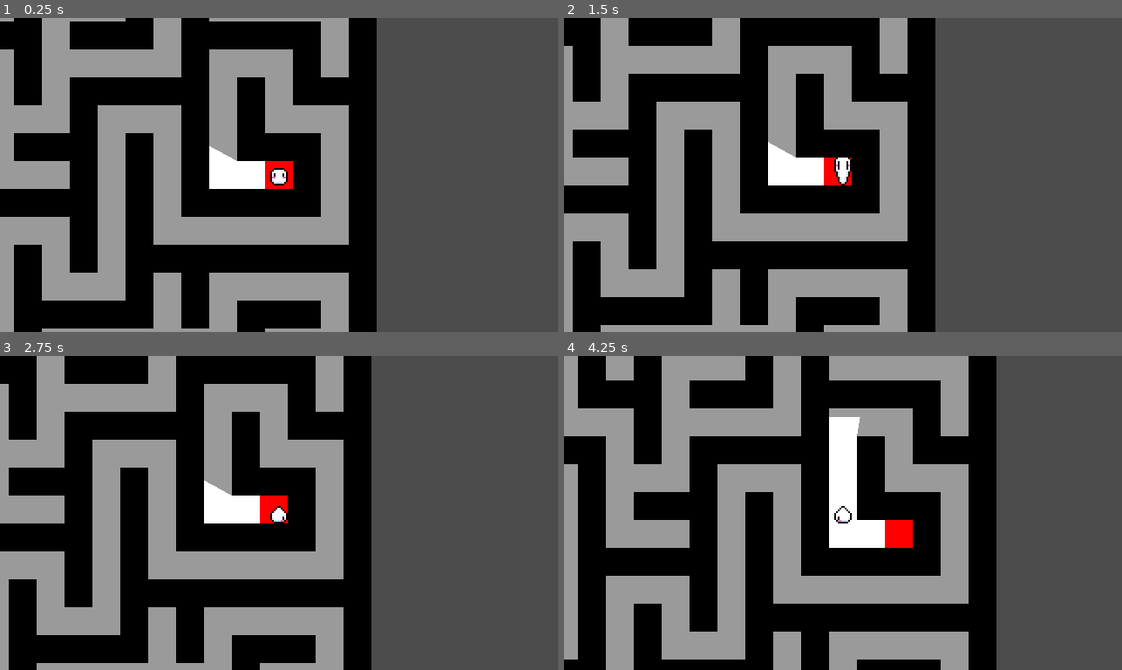
Above: before the commit, frames 1-4 (two rows, left to right).
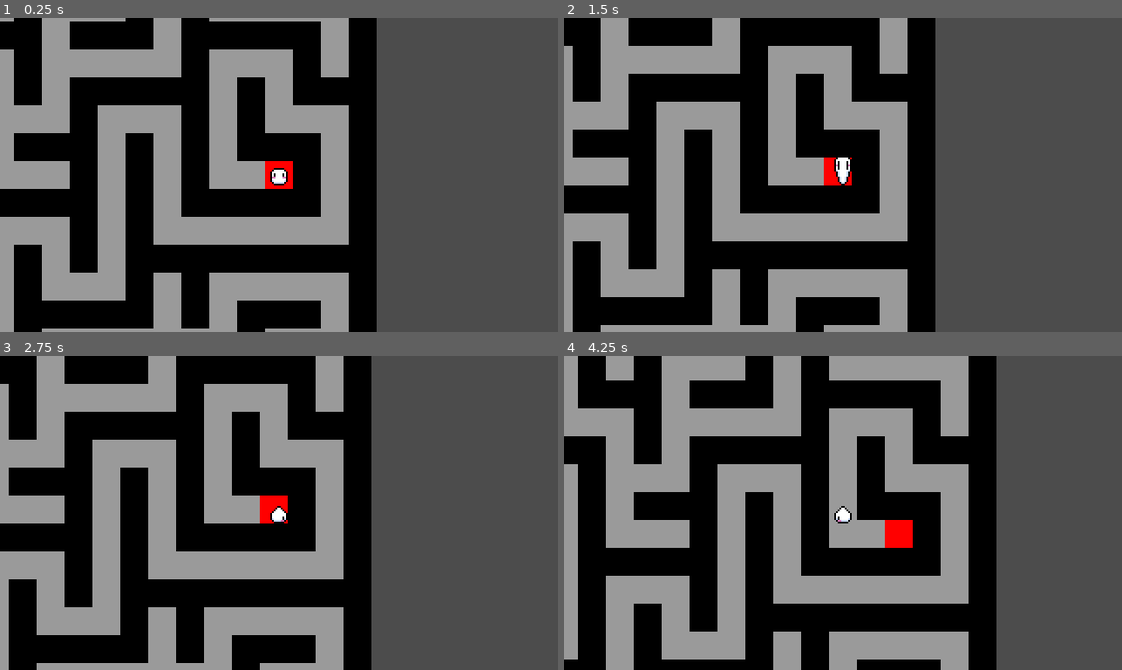
Above: after the commit, the same moments.

Repository: CaptFurball/thing-three
Game: Godot game, scene res://world.tscn
The game is run twice, just before and just after one commit, with the same random seed, the same clock (stepped at 60 frames per second) and the same inputs. Before the commit the project has no main scene; this scene is started directly in both runs.
Inputs:
- Up to frame 1 (0.25 s): no input
- Up to frame 2 (1.5 s): tap Enter at 0.5 s; hold D (move_right) 0.53-1.28 s; hold S (move_down) from 1.28 s (still down)
- Up to frame 3 (2.75 s): release S (move_down) at 2.03 s; hold D (move_right) from 2.03 s (still down)
- Up to frame 4 (4.25 s): release D (move_right) at 2.78 s; hold W (move_up) 2.78-3.53 s; hold A (move_left) from 3.53 s (still down)

The runs differ from the first frame. In frame 1, 1.0% of the frame differs, in the area x 37-48%, y 40-55%; in frame 2, 1.0%; in frame 3, 1.0%; in frame 4, 2.4%, in the area x 47-58%, y 19-62%.

Commit message:
Fix pixel flickering

Diff:
--- a/player.tscn
+++ b/player.tscn
@@ -4,176 +4,176 @@
 [ext_resource path="res://assets/pixel.png" type="Texture" id=2]
 [ext_resource path="res://assets/light.png" type="Texture" id=3]
 
+[sub_resource type="AtlasTexture" id=1]
+atlas = ExtResource( 2 )
+region = Rect2( 240, 0, 16, 24 )
+
 [sub_resource type="AtlasTexture" id=2]
 atlas = ExtResource( 2 )
-region = Rect2( 240, 0, 16, 24 )
+region = Rect2( 256, 0, 16, 24 )
 
 [sub_resource type="AtlasTexture" id=3]
 atlas = ExtResource( 2 )
-region = Rect2( 256, 0, 16, 24 )
+region = Rect2( 272, 0, 16, 24 )
 
 [sub_resource type="AtlasTexture" id=4]
 atlas = ExtResource( 2 )
-region = Rect2( 272, 0, 16, 24 )
+region = Rect2( 288, 0, 16, 24 )
 
 [sub_resource type="AtlasTexture" id=5]
 atlas = ExtResource( 2 )
-region = Rect2( 288, 0, 16, 24 )
+region = Rect2( 304, 0, 16, 24 )
 
 [sub_resource type="AtlasTexture" id=6]
 atlas = ExtResource( 2 )
-region = Rect2( 304, 0, 16, 24 )
+region = Rect2( 320, 0, 16, 24 )
 
 [sub_resource type="AtlasTexture" id=7]
 atlas = ExtResource( 2 )
-region = Rect2( 320, 0, 16, 24 )
+region = Rect2( 336, 0, 16, 24 )
 
 [sub_resource type="AtlasTexture" id=8]
 atlas = ExtResource( 2 )
-region = Rect2( 336, 0, 16, 24 )
-
-[sub_resource type="AtlasTexture" id=36]
+region = Rect2( 352, 0, 16, 24 )
+
+[sub_resource type="AtlasTexture" id=9]
+atlas = ExtResource( 2 )
+region = Rect2( 368, 0, 16, 24 )
+
+[sub_resource type="AtlasTexture" id=10]
+atlas = ExtResource( 2 )
+region = Rect2( 384, 0, 16, 24 )
+
+[sub_resource type="AtlasTexture" id=11]
+atlas = ExtResource( 2 )
+region = Rect2( 400, 0, 16, 24 )
+
+[sub_resource type="AtlasTexture" id=12]
+atlas = ExtResource( 2 )
+region = Rect2( 416, 0, 16, 24 )
+
+[sub_resource type="AtlasTexture" id=13]
+atlas = ExtResource( 2 )
+region = Rect2( 432, 0, 16, 24 )
+
+[sub_resource type="AtlasTexture" id=14]
+atlas = ExtResource( 2 )
+region = Rect2( 448, 0, 16, 24 )
+
+[sub_resource type="AtlasTexture" id=15]
+atlas = ExtResource( 2 )
+region = Rect2( 464, 0, 16, 24 )
+
+[sub_resource type="AtlasTexture" id=16]
+atlas = ExtResource( 2 )
+region = Rect2( 480, 0, 16, 24 )
+
+[sub_resource type="AtlasTexture" id=17]
+atlas = ExtResource( 2 )
+region = Rect2( 496, 0, 16, 24 )
+
+[sub_resource type="AtlasTexture" id=18]
+atlas = ExtResource( 2 )
+region = Rect2( 512, 0, 16, 24 )
+
+[sub_resource type="AtlasTexture" id=19]
+atlas = ExtResource( 2 )
+region = Rect2( 528, 0, 16, 24 )
+
+[sub_resource type="AtlasTexture" id=20]
+atlas = ExtResource( 2 )
+region = Rect2( 128, 0, 16, 24 )
+
+[sub_resource type="AtlasTexture" id=21]
+atlas = ExtResource( 2 )
+region = Rect2( 144, 0, 16, 24 )
+
+[sub_resource type="AtlasTexture" id=22]
+atlas = ExtResource( 2 )
+region = Rect2( 160, 0, 16, 24 )
+
+[sub_resource type="AtlasTexture" id=23]
+atlas = ExtResource( 2 )
+region = Rect2( 176, 0, 16, 24 )
+
+[sub_resource type="AtlasTexture" id=24]
+atlas = ExtResource( 2 )
+region = Rect2( 192, 0, 16, 24 )
+
+[sub_resource type="AtlasTexture" id=25]
+atlas = ExtResource( 2 )
+region = Rect2( 208, 0, 16, 24 )
+
+[sub_resource type="AtlasTexture" id=26]
+atlas = ExtResource( 2 )
+region = Rect2( 224, 0, 16, 24 )
+
+[sub_resource type="AtlasTexture" id=27]
 atlas = ExtResource( 2 )
 region = Rect2( 16, 0, 16, 24 )
 
-[sub_resource type="AtlasTexture" id=9]
+[sub_resource type="AtlasTexture" id=28]
 atlas = ExtResource( 2 )
 region = Rect2( 32, 0, 16, 24 )
 
-[sub_resource type="AtlasTexture" id=10]
+[sub_resource type="AtlasTexture" id=29]
 atlas = ExtResource( 2 )
 region = Rect2( 48, 0, 16, 24 )
 
-[sub_resource type="AtlasTexture" id=11]
+[sub_resource type="AtlasTexture" id=30]
 atlas = ExtResource( 2 )
 region = Rect2( 64, 0, 16, 24 )
 
-[sub_resource type="AtlasTexture" id=12]
+[sub_resource type="AtlasTexture" id=31]
 atlas = ExtResource( 2 )
 region = Rect2( 80, 0, 16, 24 )
 
-[sub_resource type="AtlasTexture" id=13]
+[sub_resource type="AtlasTexture" id=32]
 atlas = ExtResource( 2 )
 region = Rect2( 96, 0, 16, 24 )
 
-[sub_resource type="AtlasTexture" id=14]
+[sub_resource type="AtlasTexture" id=33]
 atlas = ExtResource( 2 )
 region = Rect2( 112, 0, 16, 24 )
 
-[sub_resource type="AtlasTexture" id=15]
-atlas = ExtResource( 2 )
-region = Rect2( 128, 0, 16, 24 )
-
-[sub_resource type="AtlasTexture" id=16]
-atlas = ExtResource( 2 )
-region = Rect2( 144, 0, 16, 24 )
-
-[sub_resource type="AtlasTexture" id=17]
-atlas = ExtResource( 2 )
-region = Rect2( 160, 0, 16, 24 )
-
-[sub_resource type="AtlasTexture" id=18]
-atlas = ExtResource( 2 )
-region = Rect2( 176, 0, 16, 24 )
-
-[sub_resource type="AtlasTexture" id=19]
-atlas = ExtResource( 2 )
-region = Rect2( 192, 0, 16, 24 )
-
-[sub_resource type="AtlasTexture" id=20]
-atlas = ExtResource( 2 )
-region = Rect2( 208, 0, 16, 24 )
-
-[sub_resource type="AtlasTexture" id=21]
-atlas = ExtResource( 2 )
-region = Rect2( 224, 0, 16, 24 )
-
-[sub_resource type="AtlasTexture" id=22]
+[sub_resource type="AtlasTexture" id=34]
 atlas = ExtResource( 2 )
 region = Rect2( 0, 0, 16, 24 )
-
-[sub_resource type="AtlasTexture" id=23]
-atlas = ExtResource( 2 )
-region = Rect2( 400, 0, 16, 24 )
-
-[sub_resource type="AtlasTexture" id=24]
-atlas = ExtResource( 2 )
-region = Rect2( 416, 0, 16, 24 )
-
-[sub_resource type="AtlasTexture" id=25]
-atlas = ExtResource( 2 )
-region = Rect2( 432, 0, 16, 24 )
-
-[sub_resource type="AtlasTexture" id=26]
-atlas = ExtResource( 2 )
-region = Rect2( 448, 0, 16, 24 )
-
-[sub_resource type="AtlasTexture" id=27]
-atlas = ExtResource( 2 )
-region = Rect2( 464, 0, 16, 24 )
-
-[sub_resource type="AtlasTexture" id=28]
-atlas = ExtResource( 2 )
-region = Rect2( 480, 0, 16, 24 )
-
-[sub_resource type="AtlasTexture" id=29]
-atlas = ExtResource( 2 )
-region = Rect2( 496, 0, 16, 24 )
-
-[sub_resource type="AtlasTexture" id=30]
-atlas = ExtResource( 2 )
-region = Rect2( 512, 0, 16, 24 )
-
-[sub_resource type="AtlasTexture" id=31]
-atlas = ExtResource( 2 )
-region = Rect2( 528, 0, 16, 24 )
-
-[sub_resource type="AtlasTexture" id=32]
-atlas = ExtResource( 2 )
-region = Rect2( 352, 0, 16, 24 )
-
-[sub_resource type="AtlasTexture" id=33]
-atlas = ExtResource( 2 )
-region = Rect2( 368, 0, 16, 24 )
-
-[sub_resource type="AtlasTexture" id=34]
-atlas = ExtResource( 2 )
-region = Rect2( 384, 0, 16, 24 )
 
 [sub_resource type="SpriteFrames" id=35]
 animations = [ {
-"frames": [ SubResource( 2 ), SubResource( 3 ), SubResource( 4 ), SubResource( 5 ), SubResource( 6 ), SubResource( 7 ), SubResource( 8 ) ],
+"frames": [ SubResource( 1 ), SubResource( 2 ), SubResource( 3 ), SubResource( 4 ), SubResource( 5 ), SubResource( 6 ), SubResource( 7 ) ],
 "loop": true,
 "name": "bounce_back",
 "speed": 10.0
 }, {
-"frames": [ SubResource( 36 ), SubResource( 9 ), SubResource( 10 ), SubResource( 11 ), SubResource( 12 ), SubResource( 13 ), SubResource( 14 ) ],
+"frames": [ SubResource( 8 ), SubResource( 9 ), SubResource( 10 ) ],
+"loop": true,
+"name": "idle_2",
+"speed": 10.0
+}, {
+"frames": [ SubResource( 11 ), SubResource( 12 ), SubResource( 13 ), SubResource( 14 ), SubResource( 15 ), SubResource( 16 ), SubResource( 17 ), SubResource( 18 ), SubResource( 19 ) ],
+"loop": true,
+"name": "idle_3",
+"speed": 10.0
+}, {
+"frames": [ SubResource( 20 ), SubResource( 21 ), SubResource( 22 ), SubResource( 23 ), SubResource( 24 ), SubResource( 25 ), SubResource( 26 ) ],
+"loop": true,
+"name": "bounce_side",
+"speed": 10.0
+}, {
+"frames": [ SubResource( 27 ), SubResource( 28 ), SubResource( 29 ), SubResource( 30 ), SubResource( 31 ), SubResource( 32 ), SubResource( 33 ) ],
 "loop": true,
 "name": "bounce_front",
 "speed": 10.0
 }, {
-"frames": [ SubResource( 15 ), SubResource( 16 ), SubResource( 17 ), SubResource( 18 ), SubResource( 19 ), SubResource( 20 ), SubResource( 21 ) ],
-"loop": true,
-"name": "bounce_side",
-"speed": 10.0
-}, {
-"frames": [ SubResource( 22 ) ],
+"frames": [ SubResource( 34 ) ],
 "loop": true,
 "name": "idle_1",
 "speed": 10.0
-}, {
-"frames": [ SubResource( 23 ), SubResource( 24 ), SubResource( 25 ), SubResource( 26 ), SubResource( 27 ), SubResource( 28 ), SubResource( 29 ), SubResource( 30 ), SubResource( 31 ) ],
-"loop": true,
-"name": "idle_3",
-"speed": 10.0
-}, {
-"frames": [ SubResource( 32 ), SubResource( 33 ), SubResource( 34 ) ],
-"loop": true,
-"name": "idle_2",
-"speed": 10.0
 } ]
 
-[sub_resource type="CapsuleShape2D" id=37]
+[sub_resource type="CapsuleShape2D" id=36]
 radius = 1.0
 height = 8.0
 
@@ -188,6 +188,7 @@
 [node name="Light2D" type="Light2D" parent="."]
 position = Vector2( 0, 5 )
 scale = Vector2( 5, 5 )
+enabled = false
 texture = ExtResource( 3 )
 shadow_enabled = true
 
--- a/project.godot
+++ b/project.godot
@@ -16,6 +16,7 @@
 [application]
 
 config/name="ThingThree"
+run/main_scene="res://World.tscn"
 config/icon="res://icon.png"
 
 [display]
@@ -52,4 +53,5 @@
 
 [rendering]
 
+quality/2d/use_pixel_snap=true
 environment/default_environment="res://default_env.tres"
--- a/world.tscn
+++ b/world.tscn
@@ -1,15 +1,18 @@
-[gd_scene load_steps=6 format=2]
+[gd_scene load_steps=7 format=2]
 
 [ext_resource path="res://world.gd" type="Script" id=1]
 [ext_resource path="res://assets/tileset.png" type="Texture" id=2]
 
-[sub_resource type="OccluderPolygon2D" id=2]
-polygon = PoolVector2Array( 0, 0, 16, 0, 16, 16, 0, 16 )
+[sub_resource type="OccluderPolygon2D" id=4]
+polygon = PoolVector2Array( 0, 0, 0, 0, 0, 16, 16, 16, 16, 0 )
 
-[sub_resource type="ConvexPolygonShape2D" id=3]
+[sub_resource type="ConvexPolygonShape2D" id=5]
 points = PoolVector2Array( 0, 0, 16, 0, 16, 16, 0, 16 )
 
-[sub_resource type="TileSet" id=4]
+[sub_resource type="ConvexPolygonShape2D" id=6]
+points = PoolVector2Array( 16, 0, 16, 16, 0, 16, 0, 0, 0, 0 )
+
+[sub_resource type="TileSet" id=3]
 0/name = "wall"
 0/texture = ExtResource( 2 )
 0/tex_offset = Vector2( 0, 0 )
@@ -17,18 +20,24 @@
 0/region = Rect2( 16, 16, 16, 16 )
 0/tile_mode = 0
 0/occluder_offset = Vector2( 0, 0 )
-0/occluder = SubResource( 2 )
+0/occluder = SubResource( 4 )
 0/navigation_offset = Vector2( 0, 0 )
 0/shape_offset = Vector2( 0, 0 )
 0/shape_transform = Transform2D( 1, 0, 0, 1, 0, 0 )
-0/shape = SubResource( 3 )
+0/shape = SubResource( 5 )
 0/shape_one_way = false
 0/shape_one_way_margin = 1.0
 0/shapes = [ {
 "autotile_coord": Vector2( 0, 0 ),
 "one_way": false,
 "one_way_margin": 1.0,
-"shape": SubResource( 3 ),
+"shape": SubResource( 5 ),
+"shape_transform": Transform2D( 1, 0, 0, 1, 0, 0 )
+}, {
+"autotile_coord": Vector2( 0, 0 ),
+"one_way": false,
+"one_way_margin": 1.0,
+"shape": SubResource( 6 ),
 "shape_transform": Transform2D( 1, 0, 0, 1, 0, 0 )
 } ]
 0/z_index = 0
@@ -81,7 +90,7 @@
 map_size_y = 30
 
 [node name="TileMap" type="TileMap" parent="."]
-tile_set = SubResource( 4 )
+tile_set = SubResource( 3 )
 cell_size = Vector2( 16, 16 )
 format = 1
 
Not shown: 1 places in player.tscn that only renumber resources
